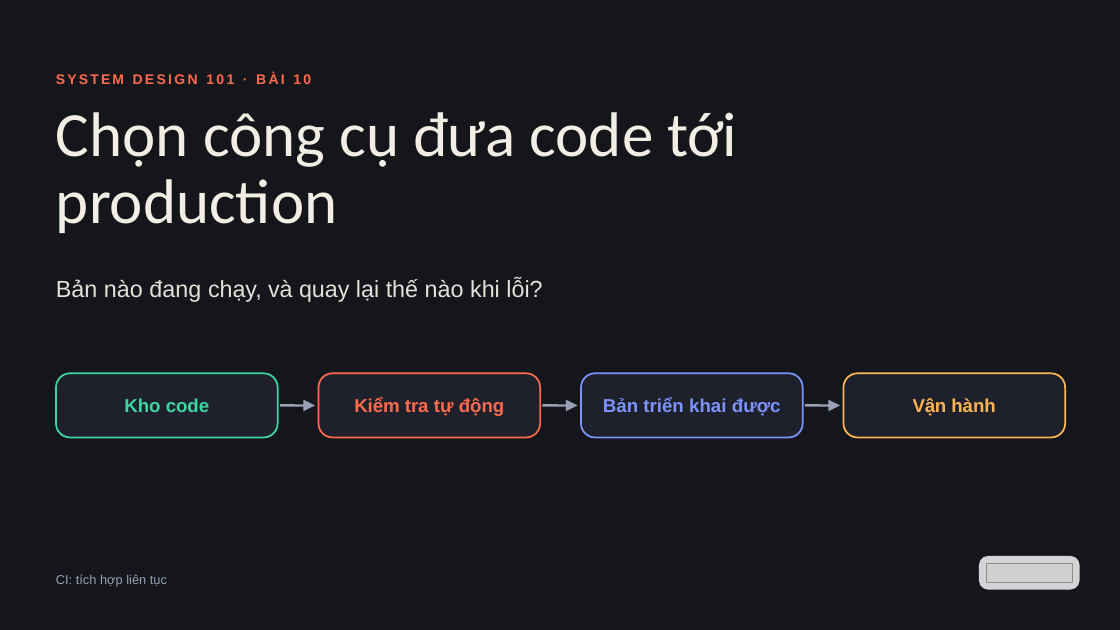
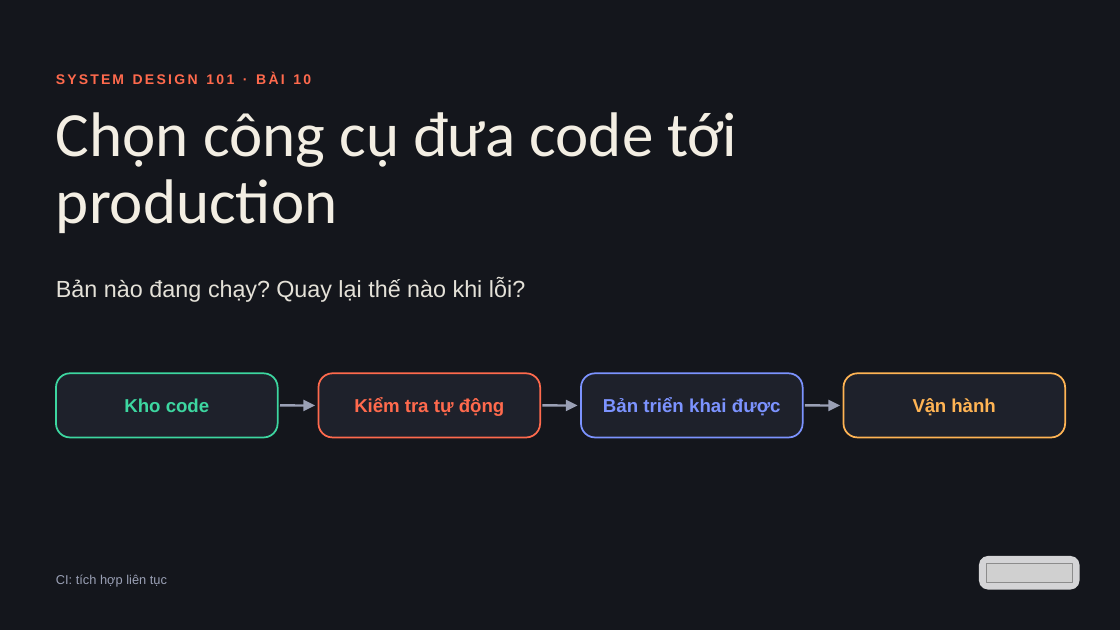
Before and after one commit to vohoailinh90/tool-marketing-studio, a slide deck: slide 1 of system-design-101/vi/lessons/sd-09-010/slides/sd-09-010.pptx. Drawn at 1120x630 pixels with LibreOffice and Linux fonts; fonts in the diff are those of the drawing; grey boxes stand for pictures. Boxes give left, top, right and bottom in pixels: in the first picture for what was removed or moved away, otherwise in the second. Text is boxed around its words. In the diff, an @@ line names an element or a change of style, - is before the commit and + after.

```diff
--- a/system-design-101/vi/lessons/sd-09-010/slides/sd-09-010.pptx
+++ b/system-design-101/vi/lessons/sd-09-010/slides/sd-09-010.pptx
@@ text at (56, 278, 525, 302): text changed @@
-Bản nào đang chạy, và quay lại thế nào khi lỗi?
+Bản nào đang chạy? Quay lại thế nào khi lỗi?
```
Also in this commit, not shown: 6 other slides changed, 1 other file.
